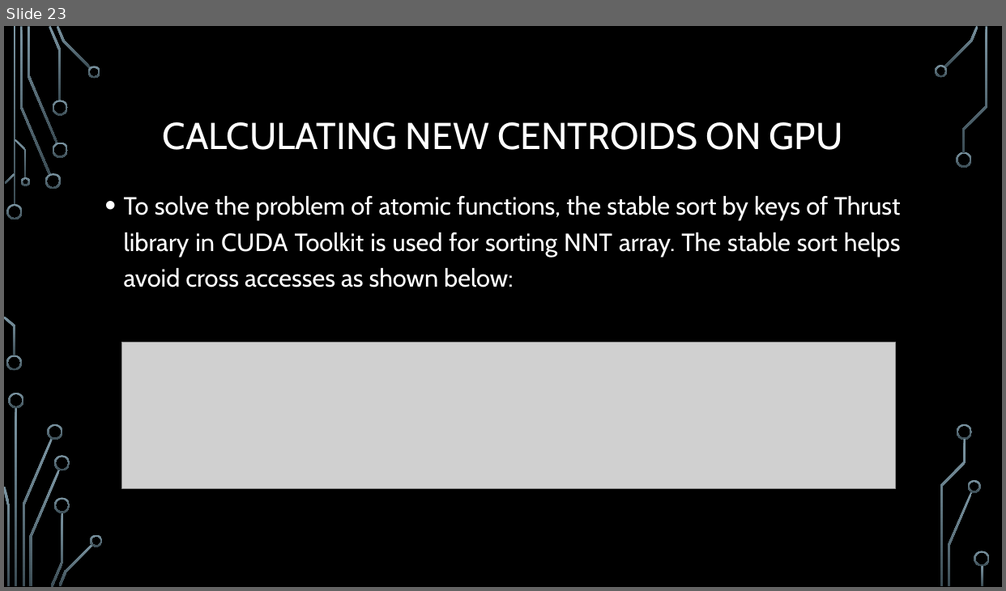
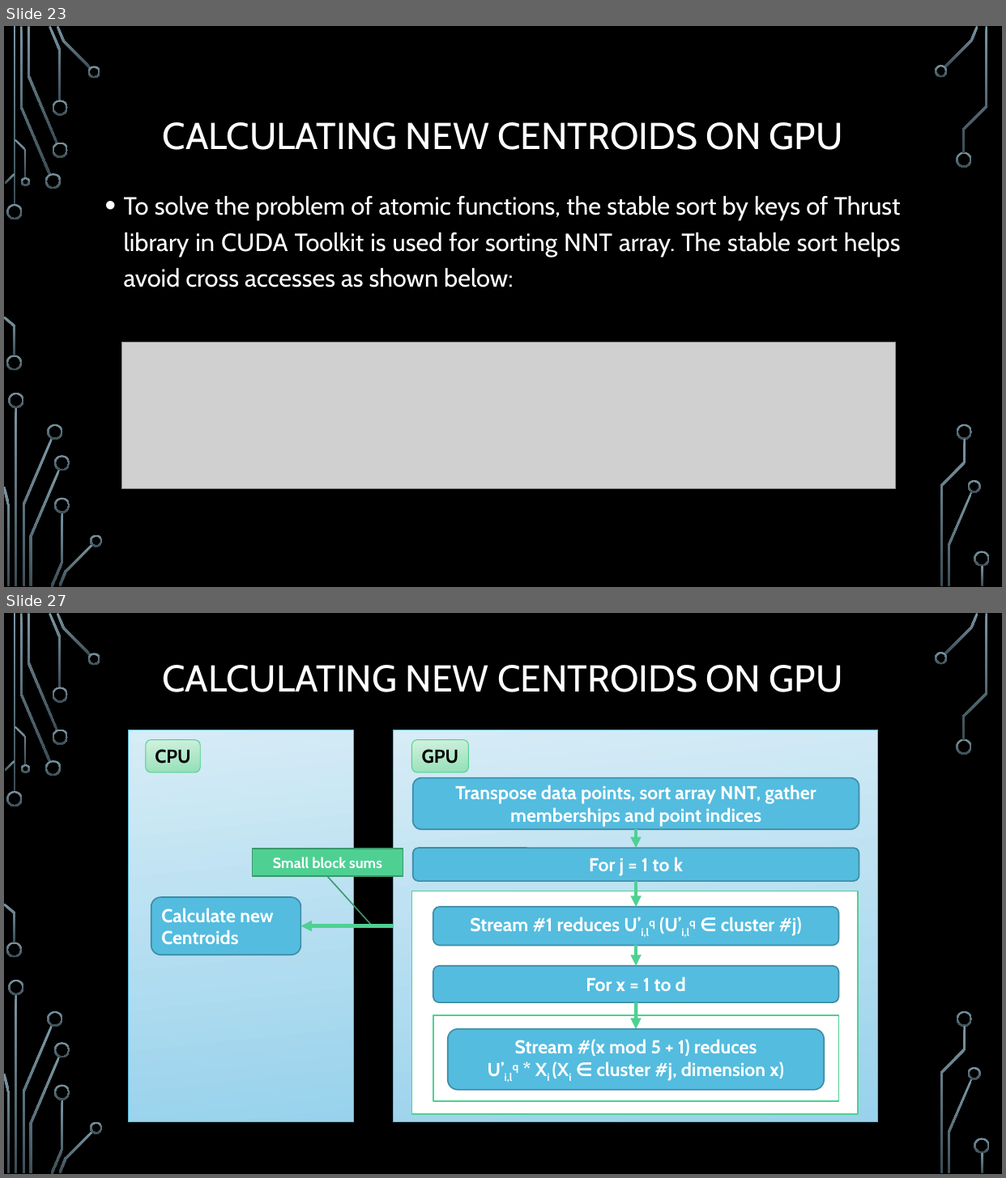
Before and after one commit to trungvdhp/master-ntou, a slide deck: ImageProcessing/Speeding up GFKM.pptx. Shown one above the other, each under a label of ours: slide 23 before the commit, slides 23 and 27 after it; the slides between them are not shown. The pictures are 1006x591 and 1006x1178 pixels, drawn with LibreOffice and Linux fonts; fonts in the diff are those of the drawing; grey boxes stand for pictures; background and template pictures are left out. Boxes give left, top, right and bottom in pixels: in the first picture for what was removed or moved away, otherwise in the second. Text is boxed around its words. In the diff, an @@ line names an element or a change of style, - is before the commit and + after.

```diff
--- a/ImageProcessing/Speeding up GFKM.pptx
+++ b/ImageProcessing/Speeding up GFKM.pptx
@@ slide 27 added at [4, 613, 1002, 1174], background picture (left out); not listed: 36 template elements that a slide beside it also shows @@
@@ title added at [163, 665, 843, 692], 36 pt, text #FFFFFF @@
+CALCULATING NEW CENTROIDS ON GPU
@@ rectangle added at [128, 730, 353, 1122], fill gradient #D7ECF7 to #98D3EC, outline #54BCDF 0.75 pt @@
@@ rectangle added at [394, 730, 879, 1122], fill gradient #D7ECF7 to #98D3EC, outline #54BCDF 0.75 pt @@
@@ rounded rectangle added at [146, 740, 200, 773], fill gradient #D3F1E0 to #95E1B8, outline #4FD093 0.75 pt, 18 pt, text #000000, bold @@
+CPU
@@ rounded rectangle added at [412, 740, 469, 773], fill gradient #D3F1E0 to #95E1B8, outline #4FD093 0.75 pt, 18 pt, text #000000, bold @@
+GPU
@@ rounded rectangle added at [413, 777, 859, 829], fill #54BCDF, outline #3E8BA5 1.25 pt, 18 pt, text #FFFFFF, bold @@
+Transpose data points, sort array NNT, gather memberships and point indices
@@ elbow arrow added from (636, 829) to (636, 848), #4FD093 3.5 pt @@
@@ border callout added at [253, 849, 403, 875], fill #4FD093, outline #3A9A6D 1.25 pt, 14 pt, text #FFFFFF, bold @@
+Small block sums
@@ rounded rectangle added at [413, 848, 859, 881], fill #54BCDF, outline #3E8BA5 1.25 pt, 18 pt, text #FFFFFF, bold @@
+For j = 1 to k
@@ rounded rectangle added at [151, 897, 301, 955], fill #54BCDF, outline #3E8BA5 1.25 pt, 18 pt, text #FFFFFF, bold @@
+Calculate new Centroids
@@ rectangle added at [412, 892, 859, 1115], fill #FFFFFF, outline #4FD093 1.25 pt @@
@@ arrow added from (636, 881) to (636, 907), #4FD093 3.5 pt @@
@@ arrow added from (394, 926) to (301, 926), #4FD093 3.5 pt @@
@@ rounded rectangle added at [433, 907, 839, 946], fill #54BCDF, outline #3E8BA5 1.25 pt, 18 pt, text #FFFFFF, bold @@
+Stream #1 reduces U’i,lq (U’i,lq ∈ cluster #j)
@@ elbow arrow added from (636, 945) to (636, 966), #4FD093 3.5 pt @@
@@ rounded rectangle added at [433, 966, 839, 1003], fill #54BCDF, outline #3E8BA5 1.25 pt, 18 pt, text #FFFFFF, bold @@
+For x = 1 to d
@@ rectangle added at [433, 1016, 839, 1102], fill #FFFFFF, outline #4FD093 1.25 pt @@
@@ arrow added from (636, 1003) to (636, 1029), #4FD093 3.5 pt @@
@@ rounded rectangle added at [448, 1029, 825, 1090], fill #54BCDF, outline #3E8BA5 1.25 pt, 18 pt, text #FFFFFF, bold @@
+Stream #(x mod 5 + 1) reduces
+U’i,lq * Xi (Xi ∈ cluster #j, dimension x)
```
Also in this commit, not shown: 6 slides changed, 1 other slide added, 2 other files.
